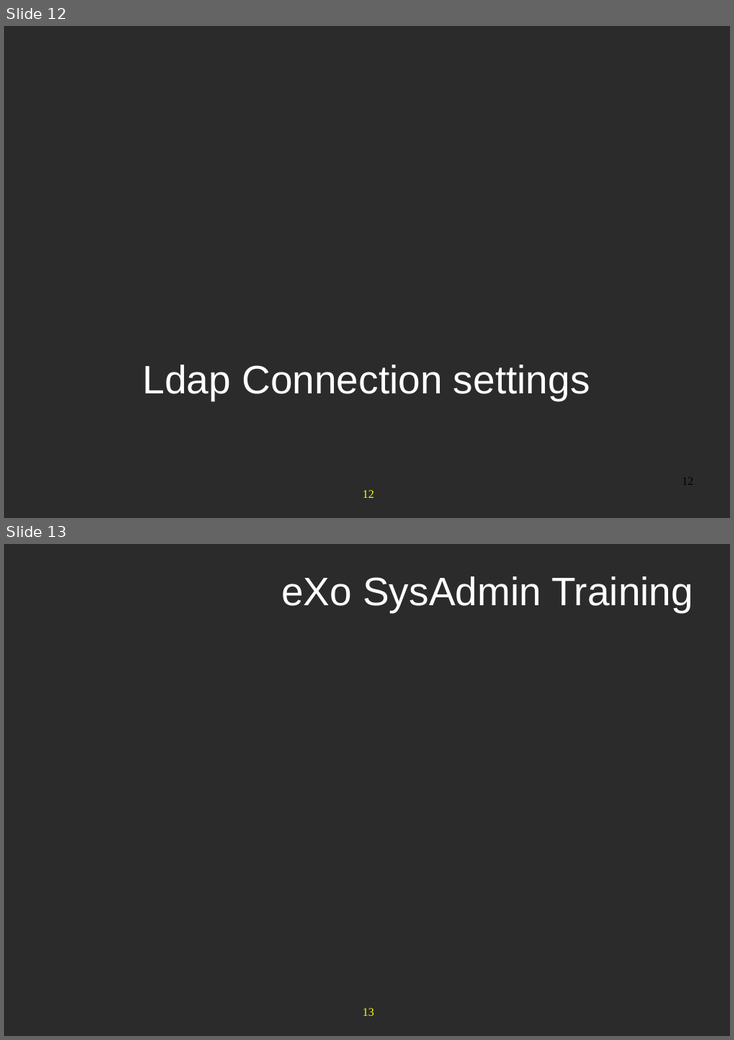
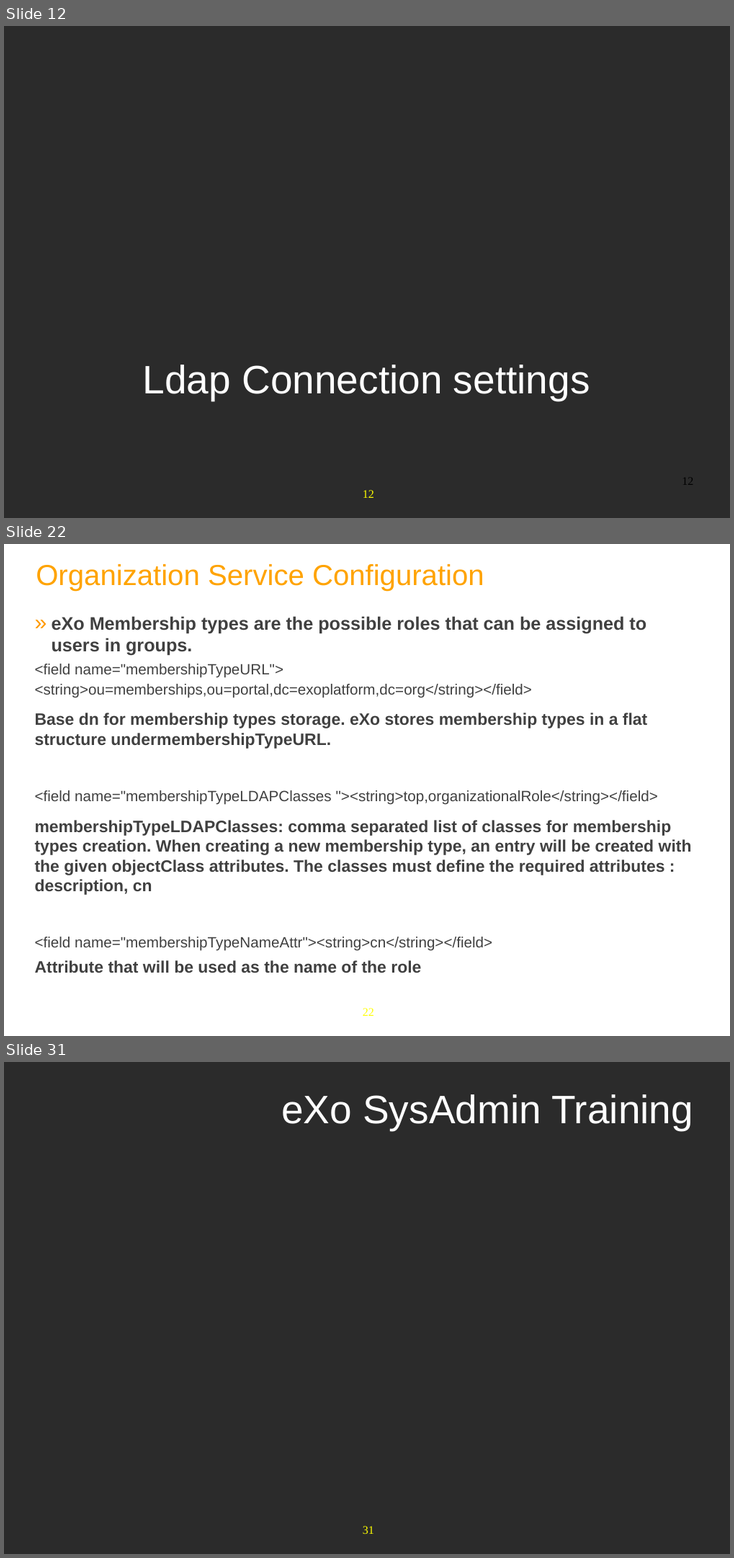
Before and after one commit to anhvurz90/training, a slide deck: exo-sysAdmin/970-LdapConfig-XSys.pptx. Shown one above the other, each under a label of ours: slides 12 and 13 before the commit, slides 12, 22 and 31 after it; the slides between them are not shown. The pictures are 734x1040 and 734x1558 pixels, drawn with LibreOffice and Linux fonts; fonts in the diff are those of the drawing; background and template pictures are left out; a plain dark background stands for a picture behind light text. Boxes give left, top, right and bottom in pixels: in the first picture for what was removed or moved away, otherwise in the second. Text is boxed around its words. In the diff, an @@ line names an element or a change of style, - is before the commit and + after.

```diff
--- a/exo-sysAdmin/970-LdapConfig-XSys.pptx
+++ b/exo-sysAdmin/970-LdapConfig-XSys.pptx
@@ slide 22 added at [4,544,730,1036], background #FFFFFF; not listed: 1 template element that a slide beside it also shows @@
@@ title added at [36,564,484,591], 35 pt, text #FFA300 @@
+Organization Service Configuration
@@ text added at [35,616,692,972], 20 pt, text #404040, bold @@
+» eXo Membership types are the possible roles that can be assigned to users in groups.
+<field name="membershipTypeURL">
+<string>ou=memberships,ou=portal,dc=exoplatform,dc=org</string></field>
+Base dn for membership types storage. eXo stores membership types in a flat structure undermembershipTypeURL.
+<field name="membershipTypeLDAPClasses "><string>top,organizationalRole</string></field>
+membershipTypeLDAPClasses: comma separated list of classes for membership types creation. When creating a new membership type, an entry will be created with the given objectClass attributes. The classes must define the required attributes : description, cn
+<field name="membershipTypeNameAttr"><string>cn</string></field>
+Attribute that will be used as the name of the role
@@ what was slide 13 is now slide 31 @@
@@ page number at [363,1526,374,1534]: text changed @@
-13
+31
```
Also in this commit, not shown: 2 slides changed, 17 other slides added.
